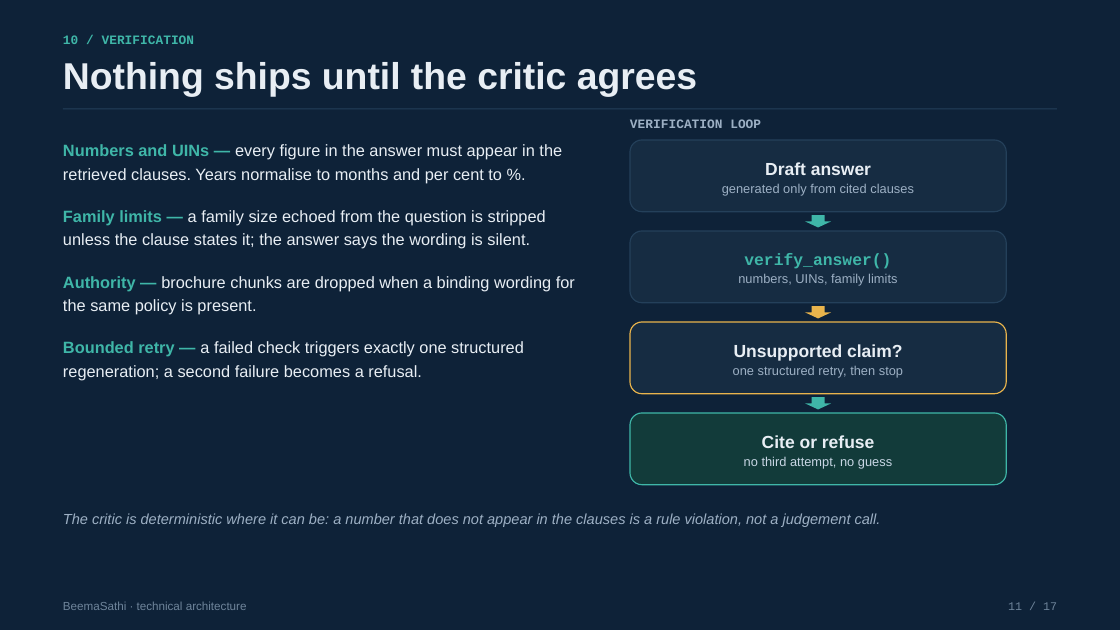
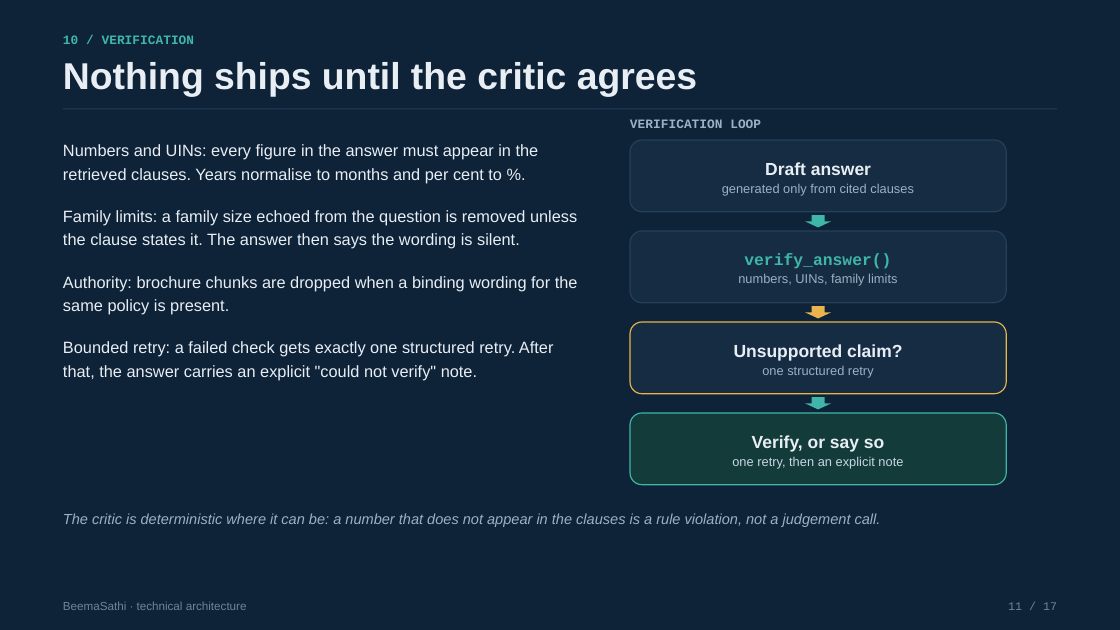
Before and after one commit to satishify/beemasathi, a slide deck: slide 11 of demo/BeemaSathi_Technical_Deck.pptx. Drawn at 1120x630 pixels with LibreOffice and Linux fonts; fonts in the diff are those of the drawing. Boxes give left, top, right and bottom in pixels: in the first picture for what was removed or moved away, otherwise in the second. Text is boxed around its words. In the diff, an @@ line names an element or a change of style, - is before the commit and + after.

```diff
--- a/demo/BeemaSathi_Technical_Deck.pptx
+++ b/demo/BeemaSathi_Technical_Deck.pptx
@@ text at (63, 144, 578, 380): text changed @@
-Numbers and UINs — every figure in the answer must appear in the retrieved clauses. Years normalise to months and per cent to %.
-Family limits — a family size echoed from the question is stripped unless the clause states it; the answer says the wording is silent.
-Authority — brochure chunks are dropped when a binding wording for the same policy is present.
-Bounded retry — a failed check triggers exactly one structured regeneration; a second failure becomes a refusal.
+Numbers and UINs: every figure in the answer must appear in the retrieved clauses. Years normalise to months and per cent to %.
+Family limits: a family size echoed from the question is removed unless the clause states it. The answer then says the wording is silent.
+Authority: brochure chunks are dropped when a binding wording for the same policy is present.
+Bounded retry: a failed check gets exactly one structured retry. After that, the answer carries an explicit "could not verify" note.
@@ text in rounded rectangle at (762, 366, 874, 378): text changed @@
-one structured retry, then stop
+one structured retry
@@ text in rounded rectangle at (732, 435, 903, 469): text changed @@
-Cite or refuse
-no third attempt, no guess
+Verify, or say so
+one retry, then an explicit note
```
Also in this commit, not shown: 16 other slides changed, 8 other files.
